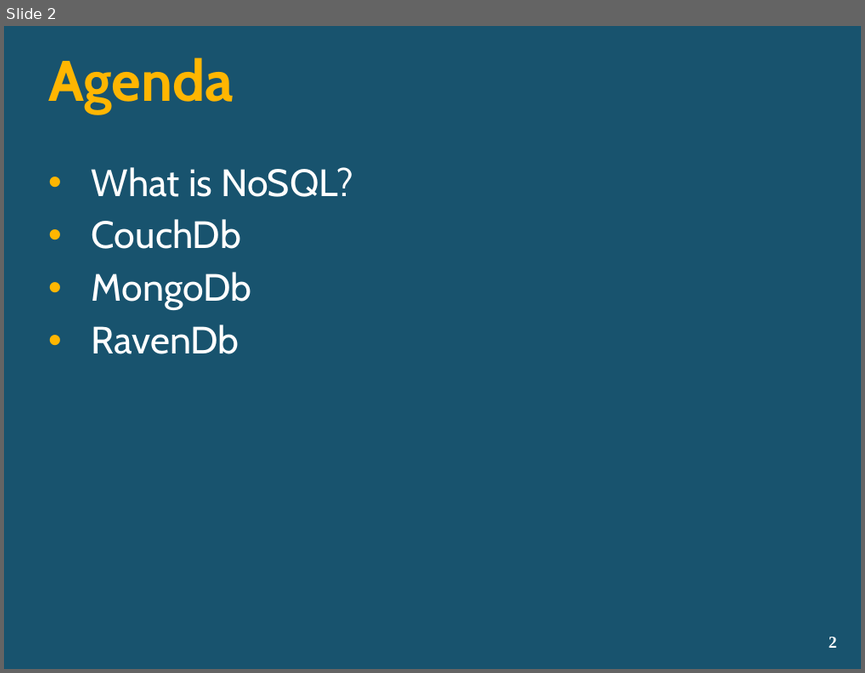
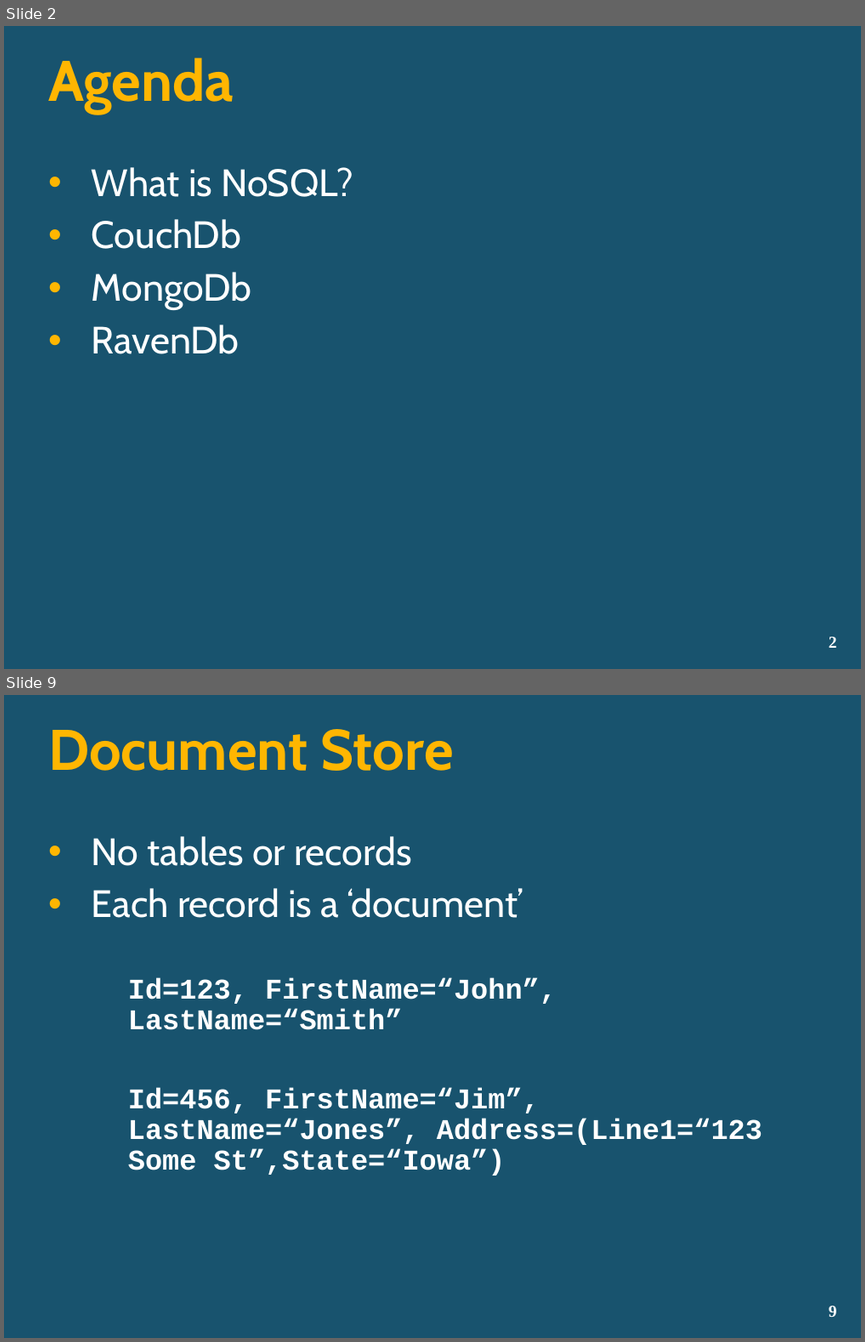
Before and after one commit to lozanotek/nosql, a slide deck: slides/NoSQL.pptx. Shown one above the other, each under a label of ours: slide 2 before the commit, slides 2 and 9 after it; the slides between them are not shown. The pictures are 865x673 and 865x1342 pixels, drawn with LibreOffice and Linux fonts; fonts in the diff are those of the drawing; background and template pictures are left out. Boxes give left, top, right and bottom in pixels: in the first picture for what was removed or moved away, otherwise in the second. Text is boxed around its words. In the diff, an @@ line names an element or a change of style, - is before the commit and + after.

```diff
--- a/slides/NoSQL.pptx
+++ b/slides/NoSQL.pptx
@@ slide 9 added at <box>4,695,861,1338</box>, background picture (left out) @@
@@ title added at <box>48,729,454,771</box>, 48 pt, text #FFB601, bold @@
+Document Store
@@ text added at <box>92,836,762,1175</box>, 24 pt, text #FFFFFF, bold @@
+• No tables or records
+• Each record is a ‘document’
+  Id=123, FirstName=“John”, LastName=“Smith”
+  Id=456, FirstName=“Jim”, LastName=“Jones”, Address=(Line1=“123 Some St”,State=“Iowa”)
@@ page number added at <box>828,1305,837,1317</box>, 14 pt, text #FFFFFF, bold @@
+9
```
Also in this commit, not shown: 1 slide changed, 18 other slides added.
